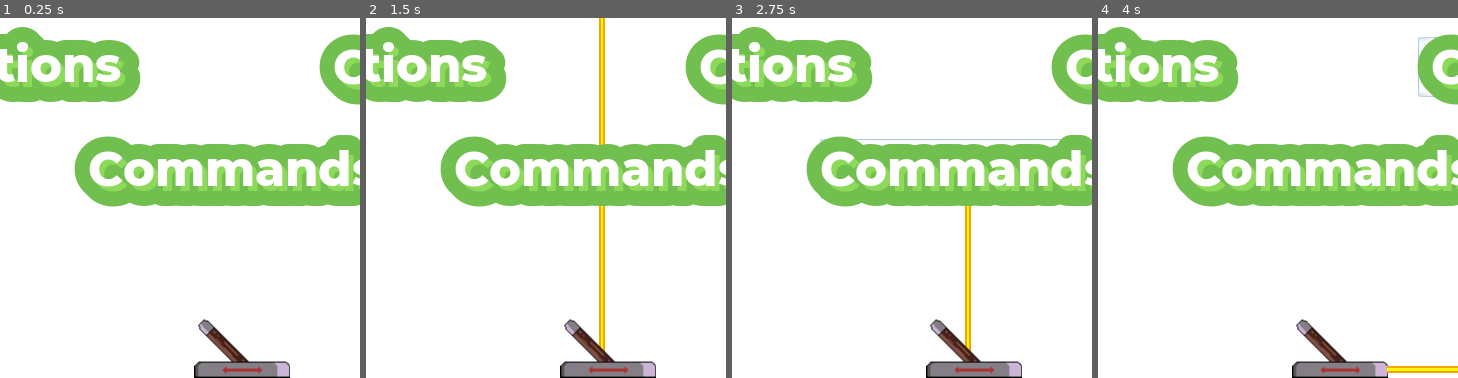
Above: before the commit, frames 1-4 (left to right).
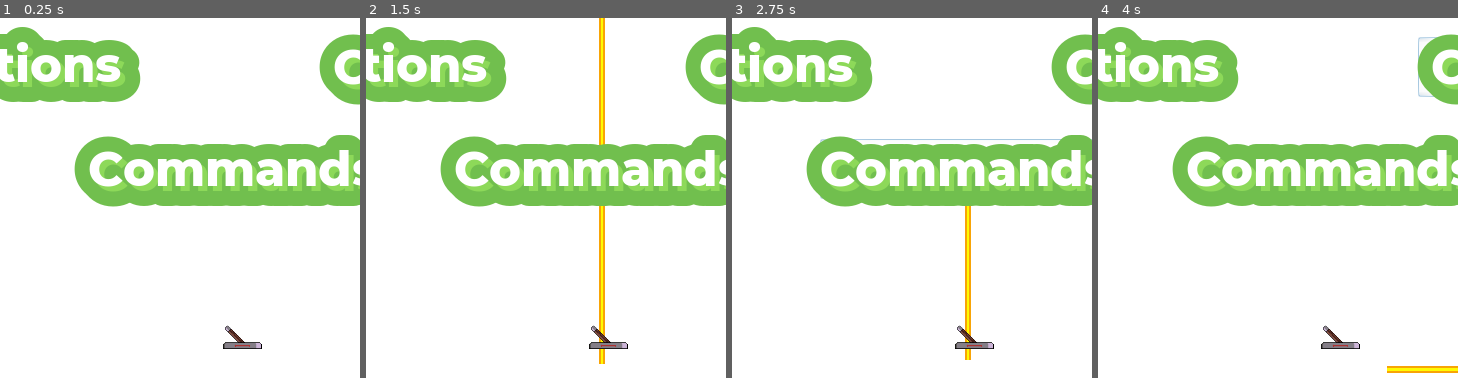
Above: after the commit, the same moments.

Repository: SRWGShinyo/The-Lever
Game: Godot game, scene res://scenes/TitleScreen.tscn
The game is run twice, just before and just after one commit, with the same random seed, the same clock (stepped at 60 frames per second) and the same inputs.
Inputs:
- Up to frame 1 (0.25 s): no input
- Up to frame 2 (1.5 s): click "Play" at 0.5 s; click "Play" at 1.25 s
- Up to frame 3 (2.75 s): click "Commands" at 2 s
- Up to frame 4 (4 s): click "Options" at 2.75 s; click "Credits" at 3.5 s
The pictures show only the part of the screen within x 17-67%, y 50-100%; the shares and areas given below are measured in that part.

The runs differ from the first frame. In frame 1, 2.0% of the frame differs, in the area x 53-81%, y 83-100%; in frame 2, 2.0%; in frame 3, 2.0%; in frame 4, 2.0%.
Error in both runs: Trying to assign value of type 'AudioStreamPlayer2D' to a variable of type 'AudioStreamPlayer'. (res://MainTitleMusic.gd:22)

Commit message:
level1: replace stuff

Diff:
--- a/Objects/Floor.tscn
+++ b/Objects/Floor.tscn
@@ -1,9 +1,10 @@
 [gd_scene load_steps=2 format=2]
 
 [sub_resource type="RectangleShape2D" id=1]
+extents = Vector2( 480, 10 )
 
 [node name="FloorRoot" type="Node2D"]
-position = Vector2( 320, 630 )
+position = Vector2( 360, 662.8 )
 
 [node name="RigidBody2D" type="RigidBody2D" parent="."]
 collision_layer = 5
@@ -11,5 +12,4 @@
 mode = 1
 
 [node name="CollisionShape2D" type="CollisionShape2D" parent="RigidBody2D"]
-scale = Vector2( 32, 1 )
 shape = SubResource( 1 )
--- a/Objects/Lever.tscn
+++ b/Objects/Lever.tscn
@@ -14,7 +14,7 @@
 [ext_resource path="res://resources/SE/lever.wav" type="AudioStream" id=12]
 
 [sub_resource type="RectangleShape2D" id=1]
-extents = Vector2( 31.3273, 31.3162 )
+extents = Vector2( 49.944, 35.8567 )
 
 [sub_resource type="SpriteFrames" id=2]
 animations = [ {
@@ -29,13 +29,12 @@
 "speed": 15.0
 } ]
 
-[node name="LeverRoot" index="0" instance=ExtResource( 1 )]
+[node name="LeverRoot" instance=ExtResource( 1 )]
+scale = Vector2( 0.4, 0.4 )
 script = ExtResource( 2 )
 
-[node name="Sprite" parent="ClickableArea" index="0"]
-texture = null
-
 [node name="CollisionShape2D" parent="ClickableArea" index="1"]
+position = Vector2( 0, 17.2425 )
 shape = SubResource( 1 )
 
 [node name="AnimatedSprite" type="AnimatedSprite" parent="." index="1"]
--- a/scenes/Level1.tscn
+++ b/scenes/Level1.tscn
@@ -13,12 +13,13 @@
 [node name="Floor" parent="." instance=ExtResource( 2 )]
 
 [node name="Player" parent="." instance=ExtResource( 3 )]
-position = Vector2( 70, 600 )
+position = Vector2( 75.5867, 628.632 )
 
 [node name="Lever" parent="." instance=ExtResource( 4 )]
-position = Vector2( 430, 590 )
+position = Vector2( 444.665, 631.9 )
 
 [node name="Roof" parent="." instance=ExtResource( 5 )]
 
 [node name="BG" parent="." instance=ExtResource( 6 )]
+position = Vector2( 0, 23.9873 )
 [connection signal="clicked" from="Lever" to="." method="_on_Lever_clicked"]
